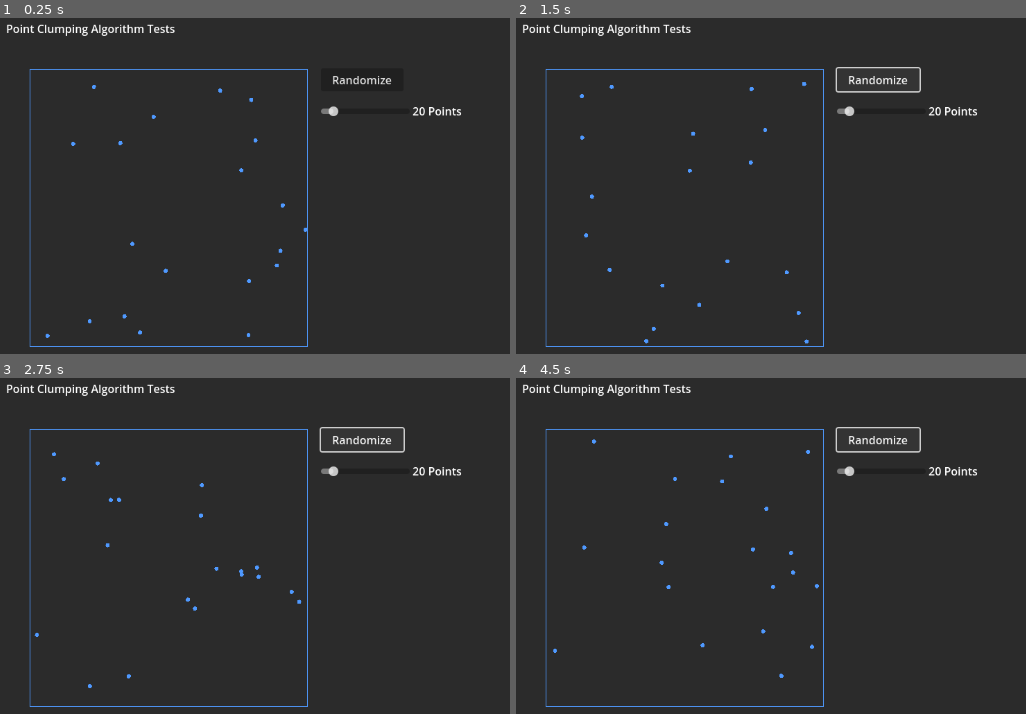
Above: before the commit, frames 1-4 (two rows, left to right).
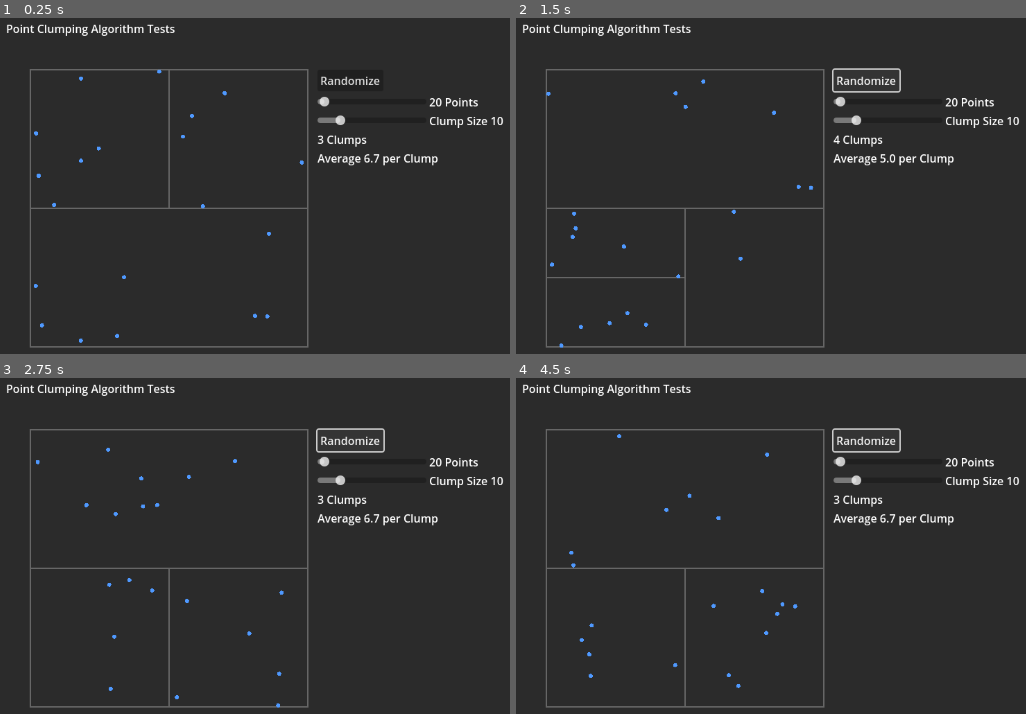
Above: after the commit, the same moments.

Repository: arceryz/MachazineProject
Game: Godot game, scene res://ClumpingTest/clumping_test.tscn
The game is run twice, just before and just after one commit, with the same random seed, the same clock (stepped at 60 frames per second) and the same inputs.
Inputs:
- Up to frame 1 (0.25 s): no input
- Up to frame 2 (1.5 s): click "Randomize" at 0.5 s; click "Randomize" at 1.25 s
- Up to frame 3 (2.75 s): click "Randomize" at 2 s
- Up to frame 4 (4.5 s): tap Enter at 2.75, 4.25 s; tap Space at 3.5 s

The runs differ from the first frame. In frame 1, 3.3% of the frame differs, in the area x 5-99%, y 15-99%; in frame 2, 3.6%, in the area x 5-99%, y 14-99%; in frame 3, 3.5%; in frame 4, 3.5%.

Commit message:
Clumping example finished

Diff:
--- /dev/null
+++ b/ClumpGenerator/clump.gd
@@ -0,0 +1,3 @@
+class_name Clump
+
+var points: Array[DataPoint] = []
--- /dev/null
+++ b/ClumpGenerator/clump_node.gd
@@ -0,0 +1,58 @@
+class_name ClumpNode
+
+var left: ClumpNode = null
+var right: ClumpNode = null
+var rect: Rect2 = Rect2(0, 0, 1, 1)
+var clump: Clump
+var depth: int = 0
+var limit: int = 10
+
+func _init(_rect: Rect2, _depth: int, _limit: int):
+	rect = _rect
+	depth = _depth
+	limit = _limit
+	clump = Clump.new()
+
+func AddPoint(_dataPoint: DataPoint):
+	if clump != null:
+		if clump.points.size() < limit:
+			clump.points.append(_dataPoint)
+			return
+		else:
+			# Split this node in four!
+			# Then afterward we add it to the correct split.
+			var x = rect.position.x
+			var y = rect.position.y
+			var w = rect.size.x
+			var h = rect.size.y
+
+			var hsplit = rect.size.x > rect.size.y
+			if hsplit: # Horizontal splitting
+				left = ClumpNode.new(Rect2(x, y, w/2, h), depth+1, limit)
+				right = ClumpNode.new(Rect2(x+w/2, y, w/2, h), depth+1, limit)
+			else: # Vertical splitting
+				left = ClumpNode.new(Rect2(x, y, w, h/2), depth+1, limit)
+				right = ClumpNode.new(Rect2(x, y+h/2, w, h/2), depth+1, limit)
+			var pts = clump.points
+			clump = null
+			for dp: DataPoint in pts:
+				AddPoint(dp)
+			push_error()
+
+	# Compute which split this point should go to.
+	var mid: Vector2 = rect.get_center()
+	var p: Vector2 = _dataPoint.point
+	if rect.size.x > rect.size.y: # In case of horizontal splits.
+		if p.x <= mid.x: left.AddPoint(_dataPoint)
+		else: right.AddPoint(_dataPoint)
+	else: # In case of vertical splits.
+		if p.y <= mid.y: left.AddPoint(_dataPoint)
+		else: right.AddPoint(_dataPoint)
+
+
+func GetLeafs() -> Array[ClumpNode]:
+	if (clump != null):
+		return [ self ]
+	else:
+		var arr: Array[ClumpNode] = left.GetLeafs() + right.GetLeafs()
+		return arr
--- /dev/null
+++ b/ClumpGenerator/data_point.gd
@@ -0,0 +1,4 @@
+class_name DataPoint
+
+var point: Vector2 = Vector2.ZERO
+var adres: String = ""
--- a/ClumpingTest/clumping_test.gd
+++ b/ClumpingTest/clumping_test.gd
@@ -4,37 +4,74 @@
 @onready var randomizeButton: Button = %RandomizeButton
 @onready var countLabel: Label = %CountLabel
 @onready var countSlider: Slider = %CountSlider
+@onready var groupLabel: Label = %GroupLabel
+@onready var groupSlider: Slider = %GroupSlider
+@onready var quantityLabel: Label = %QuantityLabel
+@onready var averageLabel: Label = %AverageLabel
+
 
 const pointRadius: float = 3.0
 
-var points: Array[Vector2]
+var leafs: Array[ClumpNode]
+var quadTree: ClumpNode
 
 func _ready():
-	generatePoints()
-	countSlider.value_changed.connect(_onCountSliderChanged)
-	randomizeButton.pressed.connect(_onRandomizePressed)
+	GeneratePoints()
+	countSlider.value_changed.connect(_OnSliderChanged)
+	groupSlider.value_changed.connect(_OnSliderChanged)
+	randomizeButton.pressed.connect(_OnRandomizePressed)
 
-func generatePoints():
-	countLabel.text = "%d Points" % countSlider.value
-	points.clear()
+func GeneratePoints():
+	leafs.clear()
+
+	quadTree = ClumpNode.new(Rect2(0, 0, 1, 1), 0, groupSlider.value)
 	for i in range(countSlider.value):
-		var point = Vector2(
+		var dp: DataPoint = DataPoint.new()
+		dp.point = Vector2(
 			randf_range(0, 1),
 			randf_range(0, 1)
 		)
-		points.append(point)
+		dp.adres = ""
+		quadTree.AddPoint(dp)
+	leafs = quadTree.GetLeafs()
 	queue_redraw()
 
 func _draw():
-	for p: Vector2 in points:
-		var screenPos = Vector2(
-			pointRect.position.x + pointRect.size.x * p.x,
-			pointRect.position.y + pointRect.size.y * p.y
-		)
-		draw_circle(screenPos, pointRadius, pointRect.border_color)
+	if quadTree == null:
+		return
+	var rootRect: Rect2 = quadTree.rect
 
-func _onCountSliderChanged(_changed: bool):
-	generatePoints()
+	var totalPoints = 0
+	for cl: ClumpNode in leafs:
+		totalPoints += cl.clump.points.size()
+		var rect = cl.rect
+		var viewRect: Rect2
 
-func _onRandomizePressed():
-	generatePoints()
+		var relX = (rect.position.x - rootRect.position.x) / rootRect.size.x
+		var relY = (rect.position.y - rootRect.position.y) / rootRect.size.y
+		viewRect.position.x = pointRect.position.x + pointRect.size.x * relX
+		viewRect.position.y = pointRect.position.y + pointRect.size.y * relY
+		viewRect.size.x = pointRect.size.x * rect.size.x / rootRect.size.x
+		viewRect.size.y = pointRect.size.y * rect.size.y / rootRect.size.y
+
+		draw_rect(viewRect, Color.WHITE.darkened(0.6), false, 2.0)
+
+	for cl: ClumpNode in leafs:
+		for p: DataPoint in cl.clump.points:
+			var screenPos = Vector2(
+				pointRect.position.x + pointRect.size.x * p.point.x,
+				pointRect.position.y + pointRect.size.y * p.point.y
+			)
+			draw_circle(screenPos, pointRadius, pointRect.border_color)
+
+	# Compute metrics.
+	countLabel.text = "%d Points" % countSlider.value
+	groupLabel.text = "Clump Size %d" % groupSlider.value
+	quantityLabel.text = "%d Clumps" % leafs.size()
+	averageLabel.text = "Average %.1f per Clump" % (float(totalPoints) / leafs.size())
+
+func _OnSliderChanged(_changed: bool):
+	GeneratePoints()
+
+func _OnRandomizePressed():
+	GeneratePoints()
--- a/ClumpingTest/clumping_test.tscn
+++ b/ClumpingTest/clumping_test.tscn
@@ -12,39 +12,77 @@
 offset_right = 451.0
 offset_bottom = 479.0
 border_color = Color(0.310516, 0.599724, 1, 1)
-editor_only = false
 
-[node name="RandomizeButton" type="Button" parent="PointRect"]
+[node name="VBoxContainer" type="VBoxContainer" parent="PointRect"]
+layout_mode = 0
+offset_left = 414.0
+offset_right = 725.0
+offset_bottom = 130.0
+
+[node name="RandomizeButton" type="Button" parent="PointRect/VBoxContainer"]
 unique_name_in_owner = true
-offset_left = 419.0
-offset_top = -2.0
-offset_right = 538.0
-offset_bottom = 31.0
+layout_mode = 2
+size_flags_horizontal = 0
 text = "Randomize"
+metadata/_edit_lock_ = true
 
-[node name="HBoxContainer" type="HBoxContainer" parent="PointRect"]
-layout_mode = 0
-offset_left = 419.0
-offset_top = 40.0
-offset_right = 622.0
-offset_bottom = 80.0
+[node name="HBoxContainer" type="HBoxContainer" parent="PointRect/VBoxContainer"]
+custom_minimum_size = Vector2(250, 0)
+layout_mode = 2
+metadata/_edit_lock_ = true
 
-[node name="CountSlider" type="HSlider" parent="PointRect/HBoxContainer"]
+[node name="CountSlider" type="HSlider" parent="PointRect/VBoxContainer/HBoxContainer"]
 unique_name_in_owner = true
 layout_mode = 2
 size_flags_horizontal = 3
 size_flags_vertical = 1
 min_value = 1.0
-max_value = 200.0
+max_value = 1000.0
 value = 20.0
+metadata/_edit_lock_ = true
 
-[node name="CountLabel" type="Label" parent="PointRect/HBoxContainer"]
+[node name="CountLabel" type="Label" parent="PointRect/VBoxContainer/HBoxContainer"]
 unique_name_in_owner = true
-custom_minimum_size = Vector2(50, 0)
+custom_minimum_size = Vector2(150, 0)
 layout_mode = 2
 size_flags_vertical = 1
 text = "100 Points"
 vertical_alignment = 1
+metadata/_edit_lock_ = true
+
+[node name="HBoxContainer2" type="HBoxContainer" parent="PointRect/VBoxContainer"]
+custom_minimum_size = Vector2(250, 0)
+layout_mode = 2
+metadata/_edit_lock_ = true
+
+[node name="GroupSlider" type="HSlider" parent="PointRect/VBoxContainer/HBoxContainer2"]
+unique_name_in_owner = true
+layout_mode = 2
+size_flags_horizontal = 3
+size_flags_vertical = 1
+min_value = 1.0
+max_value = 50.0
+value = 10.0
+metadata/_edit_lock_ = true
+
+[node name="GroupLabel" type="Label" parent="PointRect/VBoxContainer/HBoxContainer2"]
+unique_name_in_owner = true
+custom_minimum_size = Vector2(150, 0)
+layout_mode = 2
+size_flags_vertical = 1
+text = "100 Points"
+vertical_alignment = 1
+metadata/_edit_lock_ = true
+
+[node name="QuantityLabel" type="Label" parent="PointRect/VBoxContainer"]
+unique_name_in_owner = true
+layout_mode = 2
+text = "30 Clumps"
+
+[node name="AverageLabel" type="Label" parent="PointRect/VBoxContainer"]
+unique_name_in_owner = true
+layout_mode = 2
+text = "4.7 Average per Clump"
 
 [node name="Label" type="Label" parent="."]
 offset_left = 16.0
--- a/project.godot
+++ b/project.godot
@@ -15,6 +15,10 @@
 config/features=PackedStringArray("4.2", "Forward Plus")
 config/icon="res://icon.svg"
 
+[display]
+
+window/stretch/aspect="expand"
+
 [rendering]
 
 environment/defaults/default_clear_color=Color(0.169245, 0.169245, 0.169245, 1)
Not shown, changed: .gitignore
